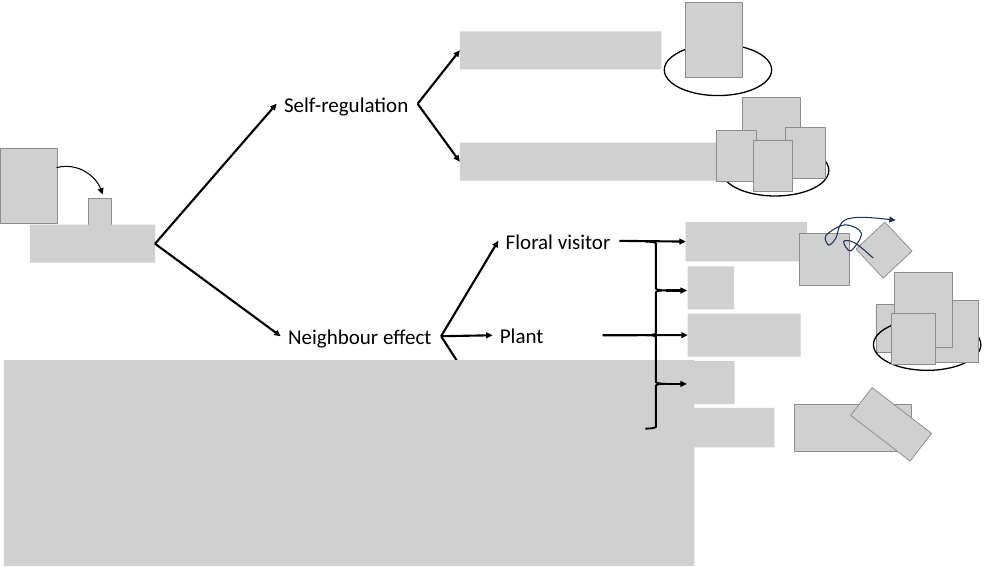
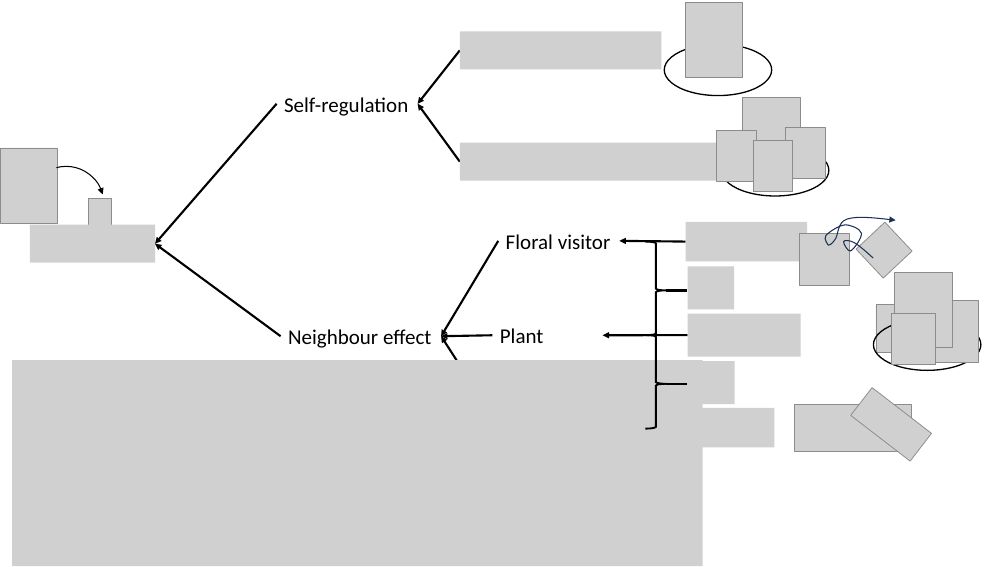
Before and after one commit to Buchel9844/Complexity_Caracoles, a slide deck: slide 1 of relatedocuments/Chapt1_conceptualfig.pptx. Drawn at 1008x567 pixels with LibreOffice and Linux fonts; fonts in the diff are those of the drawing; grey boxes stand for pictures. Boxes give left, top, right and bottom in pixels: in the first picture for what was removed or moved away, otherwise in the second. Text is boxed around its words. In the diff, an @@ line names an element or a change of style, - is before the commit and + after.

```diff
--- a/relatedocuments/Chapt1_conceptualfig.pptx
+++ b/relatedocuments/Chapt1_conceptualfig.pptx
@@ arrow (417, 104) - (460, 51): arrowheads changed @@
@@ arrow (155, 243) - (277, 104): arrowheads changed @@
@@ arrow (417, 104) - (460, 162): arrowheads changed @@
@@ arrow (155, 243) - (281, 337): arrowheads changed @@
@@ arrow (442, 337) - (498, 241): arrowheads changed @@
@@ arrow (619, 241) - (686, 242): arrowheads changed @@
@@ arrow (442, 337) - (492, 335): arrowheads changed @@
@@ arrow (442, 337) - (501, 430): arrowheads changed @@
@@ arrow (603, 335) - (688, 335): arrowheads changed @@
@@ picture: place and size @@
-picture at (4,360,694,566)
+picture at (12,360,702,566)
@@ arrow (666, 384) - (687, 384): arrow to line @@
```
Also in this commit, not shown: 2 slides added, 14 other files.
